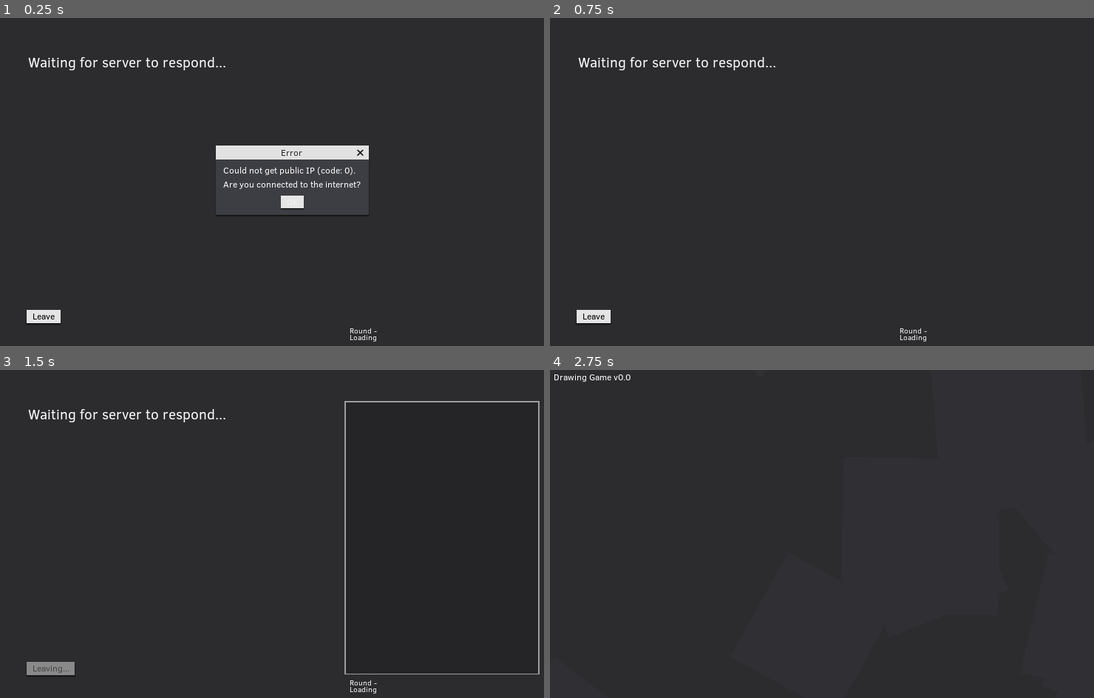
Above: before the commit, frames 1-4 (two rows, left to right).
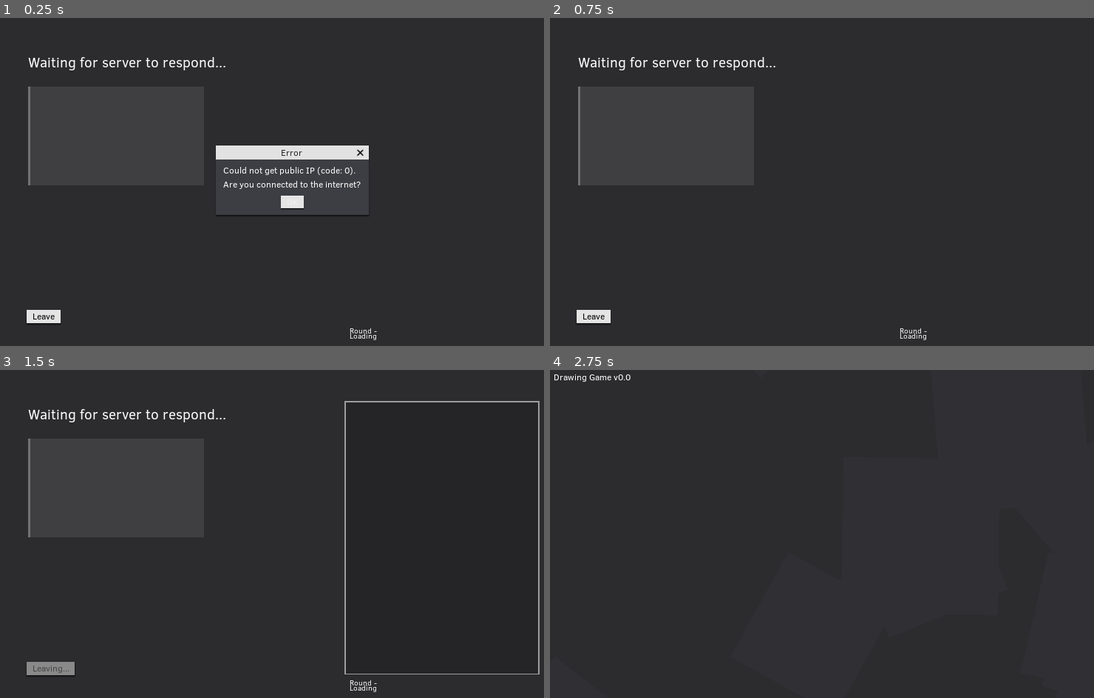
Above: after the commit, the same moments.

Repository: rednir/DrawingGame
Game: Godot game, scene res://Scenes/Game.tscn
The game is run twice, just before and just after one commit, with the same random seed, the same clock (stepped at 60 frames per second) and the same inputs. This scene is started directly instead of the project's main scene. Sound files missing from this copy of the repository are replaced by a short silence.
Inputs (mouse positions are in pixels of both pictures, inside the frame that each line leads up to):
- Up to frame 1 (0.25 s): no input
- Up to frame 2 (0.75 s): click "OK" at 0.5 s
- Up to frame 3 (1.5 s): click "Leave" at 1.25 s
- Up to frame 4 (2.75 s): tap Enter at 2 s; move the mouse to (974, 520) at 2.02 s; click (974, 520) at 2.17 s

The runs differ from the first frame. In frame 1, 0.2% of the frame differs, in the area x 5-70%, y 20-99%; in frame 2, 0.2%; in frame 3, 0.2%; in frame 4, nothing differs.
Error in both runs: Invalid call. Nonexistent function 'connect' in base 'Nil'. (res://Scripts/Game/DrawingCanvas.gd:25)

Commit message:
some theming improvements

Diff:
--- a/Scenes/Game.tscn
+++ b/Scenes/Game.tscn
@@ -1,18 +1,11 @@
-[gd_scene load_steps=14 format=2]
+[gd_scene load_steps=15 format=2]
 
 [ext_resource path="res://Fonts/ClearSans-Regular.ttf" type="DynamicFontData" id=1]
 [ext_resource path="res://Themes/generic_theme.tres" type="Theme" id=2]
 [ext_resource path="res://Scripts/Game/DrawingCanvas.gd" type="Script" id=3]
 [ext_resource path="res://Fonts/prompt_font.tres" type="DynamicFont" id=4]
+[ext_resource path="res://Styles/Panel/canvas_panel.tres" type="StyleBox" id=5]
 [ext_resource path="res://Scripts/Game/Game.gd" type="Script" id=6]
-
-[sub_resource type="StyleBoxFlat" id=1]
-bg_color = Color( 0, 0, 0, 0.27451 )
-border_width_left = 2
-border_width_top = 2
-border_width_right = 2
-border_width_bottom = 2
-border_color = Color( 1, 1, 1, 1 )
 
 [sub_resource type="DynamicFont" id=2]
 font_data = ExtResource( 1 )
@@ -106,6 +99,8 @@
 "values": [ Color( 1, 0.196078, 0.196078, 1 ), Color( 1, 1, 1, 1 ) ]
 }
 
+[sub_resource type="StyleBoxEmpty" id=9]
+
 [sub_resource type="DynamicFont" id=8]
 size = 14
 extra_spacing_top = -3
@@ -127,7 +122,7 @@
 margin_right = 940.0
 margin_bottom = 540.0
 rect_pivot_offset = Vector2( 170, 240 )
-custom_styles/panel = SubResource( 1 )
+custom_styles/panel = ExtResource( 5 )
 script = ExtResource( 3 )
 __meta__ = {
 "_edit_use_anchors_": false
@@ -214,12 +209,35 @@
 anims/pulse_green = SubResource( 6 )
 anims/pulse_red = SubResource( 7 )
 
-[node name="PlayersList" type="VBoxContainer" parent="."]
+[node name="PlayersListScrollContainer" type="ScrollContainer" parent="."]
+margin_left = 54.0
+margin_top = 127.0
+margin_right = 359.0
+margin_bottom = 299.0
+scroll_horizontal_enabled = false
+__meta__ = {
+"_edit_use_anchors_": false
+}
+
+[node name="PanelContainer" type="PanelContainer" parent="PlayersListScrollContainer"]
+margin_right = 305.0
+margin_bottom = 172.0
+size_flags_horizontal = 3
+size_flags_vertical = 3
+custom_styles/panel = SubResource( 9 )
+
+[node name="PlayersListBG" type="Panel" parent="PlayersListScrollContainer/PanelContainer"]
+margin_right = 305.0
+margin_bottom = 172.0
+size_flags_horizontal = 3
+size_flags_vertical = 3
+
+[node name="PlayersList" type="VBoxContainer" parent="PlayersListScrollContainer/PanelContainer"]
 modulate = Color( 0.921569, 0.921569, 0.921569, 1 )
-margin_left = 56.0
-margin_top = 130.0
-margin_right = 400.0
-margin_bottom = 235.0
+margin_right = 305.0
+margin_bottom = 172.0
+theme = ExtResource( 2 )
+custom_constants/separation = -1
 __meta__ = {
 "_edit_use_anchors_": false
 }
--- a/Scenes/SettingsMenu.tscn
+++ b/Scenes/SettingsMenu.tscn
@@ -3,7 +3,8 @@
 [ext_resource path="res://Fonts/ClearSans-Regular.ttf" type="DynamicFontData" id=1]
 [ext_resource path="res://Scripts/SettingsMenu/SettingsMenu.gd" type="Script" id=2]
 [ext_resource path="res://Styles/Slider/generic_slider.tres" type="StyleBox" id=3]
-[ext_resource path="res://Styles/Slider/generic_grabber_area.tres" type="StyleBox" id=4]
+[ext_resource path="res://Styles/Slider/generic_slider_grabber_area.tres" type="StyleBox" id=4]
+
 
 [sub_resource type="DynamicFont" id=1]
 font_data = ExtResource( 1 )
--- a/Scripts/Game/Game.gd
+++ b/Scripts/Game/Game.gd
@@ -3,7 +3,7 @@
 
 #onready var events = $Events
 onready var drawing_canvas_node = $DrawingCanvas
-onready var players_list_node = $PlayersList
+onready var players_list_node = $PlayersListScrollContainer/PanelContainer/PlayersList
 onready var text_round_info_node = $TextRoundInfo
 onready var text_prompt_node = $TextPrompt
 
@@ -75,6 +75,7 @@
 			var vote_button = Button.new()
 			vote_button.rect_size = Vector2(80, 50)
 			vote_button.add_color_override("font_color", player.color)
+			vote_button.margin_left = 10.0
 			vote_button.text = player.name + (" (%s votes)" % player.amount_of_votes)
 			if Client.this_player.has_voted:
 				vote_button.disabled = true
@@ -93,9 +94,9 @@
 		player_to_add.fit_content_height = true
 		player_to_add.push_color(player.color)
 		if player.client_id == Client.this_player.client_id:
-			player_to_add.add_text(player.name + " (you)")
+			player_to_add.add_text("  " + player.name + " (you)")
 		else:
-			player_to_add.add_text(player.name)
+			player_to_add.add_text("  " + player.name)
 
 		players_list_node.add_child(player_to_add)
 
--- /dev/null
+++ b/Styles/Panel/canvas_panel.tres
@@ -0,0 +1,9 @@
+[gd_resource type="StyleBoxFlat" format=2]
+
+[resource]
+bg_color = Color( 0, 0, 0, 0.27451 )
+border_width_left = 2
+border_width_top = 2
+border_width_right = 2
+border_width_bottom = 2
+border_color = Color( 1, 1, 1, 1 )
--- /dev/null
+++ b/Styles/Panel/generic_panel.tres
@@ -0,0 +1,10 @@
+[gd_resource type="StyleBoxFlat" format=2]
+
+[resource]
+content_margin_left = 10.0
+content_margin_right = 10.0
+content_margin_top = 10.0
+content_margin_bottom = 10.0
+bg_color = Color( 0.309804, 0.305882, 0.317647, 0.545098 )
+border_width_left = 4
+border_color = Color( 0.447059, 0.447059, 0.447059, 1 )
--- /dev/null
+++ b/Styles/ScrollBar/generic_scrollbar_grabber.tres
@@ -0,0 +1,5 @@
+[gd_resource type="StyleBoxFlat" format=2]
+
+[resource]
+bg_color = Color( 0.627451, 0.627451, 0.627451, 0.921569 )
+border_color = Color( 0.8, 0.8, 0.8, 0 )
--- /dev/null
+++ b/Styles/ScrollBar/generic_scrollbar_grabber_highlight.tres
@@ -0,0 +1,4 @@
+[gd_resource type="StyleBoxFlat" format=2]
+
+[resource]
+bg_color = Color( 0.627451, 0.627451, 0.627451, 1 )
--- /dev/null
+++ b/Styles/ScrollBar/generic_scrollbar_grabber_pressed.tres
@@ -0,0 +1,4 @@
+[gd_resource type="StyleBoxFlat" format=2]
+
+[resource]
+bg_color = Color( 0.352941, 0.352941, 0.352941, 1 )
--- /dev/null
+++ b/Styles/ScrollBar/generic_scrollbar_scroll.tres
@@ -0,0 +1,6 @@
+[gd_resource type="StyleBoxFlat" format=2]
+
+[resource]
+border_width_left = 5
+border_width_right = 5
+border_color = Color( 0.239216, 0.239216, 0.239216, 1 )
--- a/Themes/generic_theme.tres
+++ b/Themes/generic_theme.tres
@@ -11,7 +11,12 @@
 [ext_resource path="res://Styles/Checkbox/generic_checkbox_unchecked.png" type="Texture" id=9]
 [ext_resource path="res://Styles/WindowDialog/generic_windowdialog_panel.tres" type="StyleBox" id=10]
 [ext_resource path="res://Styles/Buttons/generic_button_disabled.tres" type="StyleBox" id=11]
-[ext_resource path="res://Fonts/textedit_font.tres" type="DynamicFont" id=12]
+[ext_resource path="res://Fonts/text_font.tres" type="DynamicFont" id=12]
+[ext_resource path="res://Styles/ScrollBar/generic_scrollbar_grabber_highlight.tres" type="StyleBox" id=13]
+[ext_resource path="res://Styles/ScrollBar/generic_scrollbar_scroll.tres" type="StyleBox" id=14]
+[ext_resource path="res://Styles/ScrollBar/generic_scrollbar_grabber.tres" type="StyleBox" id=15]
+[ext_resource path="res://Styles/ScrollBar/generic_scrollbar_grabber_pressed.tres" type="StyleBox" id=16]
+[ext_resource path="res://Styles/Panel/generic_panel.tres" type="StyleBox" id=17]
 
 [sub_resource type="StyleBoxEmpty" id=1]
 
@@ -81,12 +86,39 @@
 LineEdit/styles/focus = ExtResource( 6 )
 LineEdit/styles/normal = ExtResource( 5 )
 LineEdit/styles/read_only = null
+Panel/styles/panel = ExtResource( 17 )
+RichTextLabel/colors/default_color = Color( 1, 1, 1, 1 )
+RichTextLabel/colors/font_color_selected = Color( 0.49, 0.49, 0.49, 1 )
+RichTextLabel/colors/font_color_shadow = Color( 0, 0, 0, 0 )
+RichTextLabel/colors/selection_color = Color( 0.101961, 0.101961, 1, 0.694118 )
+RichTextLabel/constants/line_separation = -1
+RichTextLabel/constants/shadow_as_outline = 0
+RichTextLabel/constants/shadow_offset_x = 1
+RichTextLabel/constants/shadow_offset_y = 1
+RichTextLabel/constants/table_hseparation = 3
+RichTextLabel/constants/table_vseparation = 3
+RichTextLabel/fonts/bold_font = null
+RichTextLabel/fonts/bold_italics_font = null
+RichTextLabel/fonts/italics_font = null
+RichTextLabel/fonts/mono_font = null
+RichTextLabel/fonts/normal_font = ExtResource( 12 )
+RichTextLabel/styles/focus = null
+RichTextLabel/styles/normal = null
 TooltipLabel/colors/font_color = Color( 0.796078, 0.796078, 0.796078, 0.784314 )
 TooltipLabel/colors/font_color_shadow = Color( 0, 0, 0, 0 )
 TooltipLabel/constants/shadow_offset_x = 0
 TooltipLabel/constants/shadow_offset_y = 0
 TooltipLabel/fonts/font = SubResource( 7 )
 TooltipPanel/styles/panel = SubResource( 6 )
+VScrollBar/icons/decrement = null
+VScrollBar/icons/decrement_highlight = null
+VScrollBar/icons/increment = null
+VScrollBar/icons/increment_highlight = null
+VScrollBar/styles/grabber = ExtResource( 15 )
+VScrollBar/styles/grabber_highlight = ExtResource( 13 )
+VScrollBar/styles/grabber_pressed = ExtResource( 16 )
+VScrollBar/styles/scroll = ExtResource( 14 )
+VScrollBar/styles/scroll_focus = null
 WindowDialog/colors/title_color = Color( 0.152941, 0.152941, 0.152941, 1 )
 WindowDialog/constants/close_h_ofs = 18
 WindowDialog/constants/close_v_ofs = 20
Renamed: Fonts/textedit_font.tres -> Fonts/text_font.tres
Renamed: Styles/Slider/generic_grabber_area.tres -> Styles/Slider/generic_slider_grabber_area.tres
Not shown: 1 places in Themes/generic_theme.tres that only renumber resources
